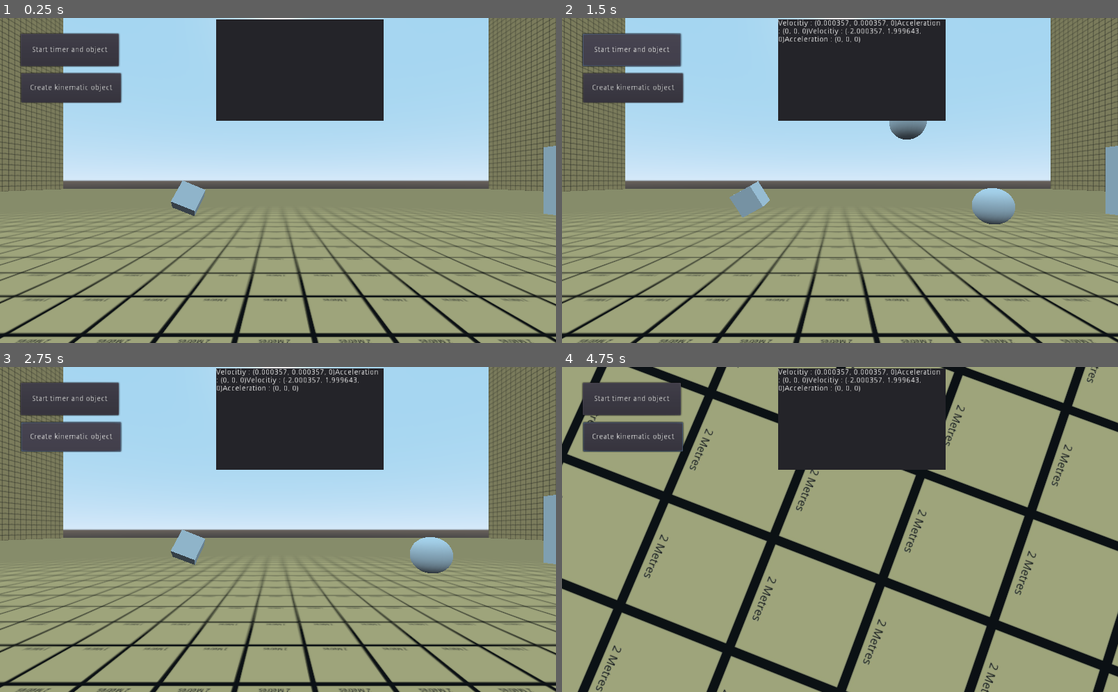
Above: before the commit, frames 1-4 (two rows, left to right).
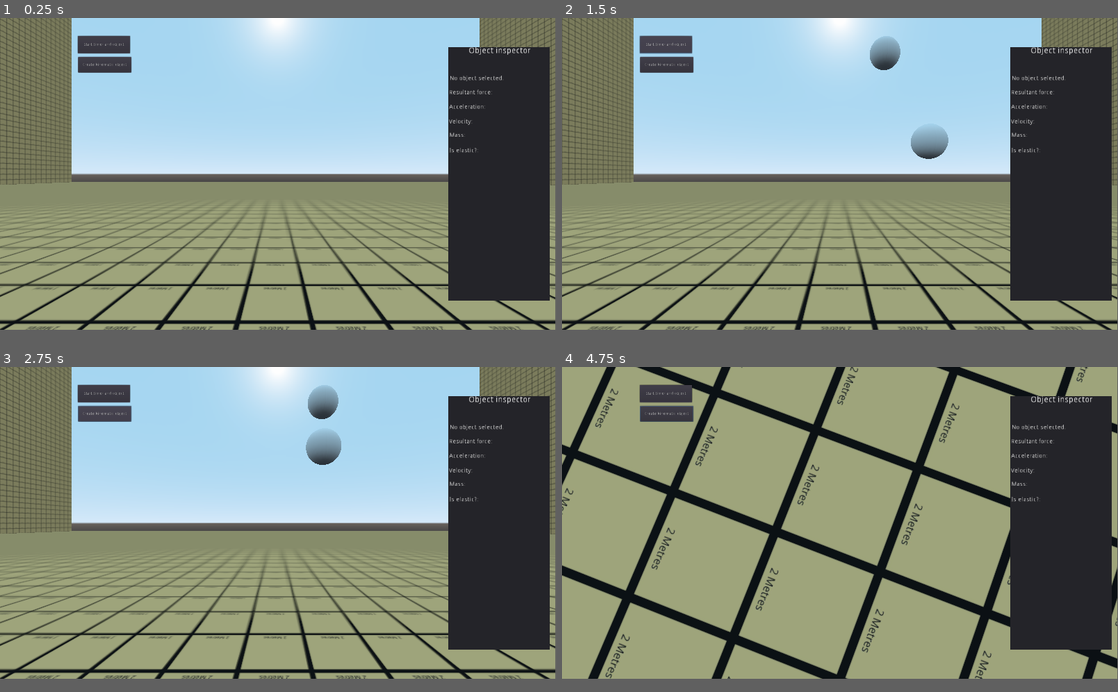
Above: after the commit, the same moments.

Repository: IvoMiricRibeiro/MaturaArbeit
Game: Godot game, scene res://test scene.tscn
Same seed, same stepped clock (60 frames per second), same inputs: the game is played once before the commit and once after it.
Inputs (mouse positions are in pixels of both pictures, inside the frame that each line leads up to):
- Up to frame 1 (0.25 s): no input
- Up to frame 2 (1.5 s): click "Start timer and object" at 0.5 s; click "Start timer and object" at 1.25 s
- Up to frame 3 (2.75 s): click "Create kinematic object" at 2 s
- Up to frame 4 (4.75 s): move the mouse to (862, 419) at 2.77 s; hold D (move_right) 2.78-3.53 s; hold Down (look_down) 2.78-3.53 s; click (862, 419) at 2.92 s; move the mouse to (728, 545) at 3.52 s; hold S (move_backward) 3.53-4.28 s; tap Left (look_left) at 3.6 s; click (728, 545) at 3.67 s; move the mouse to (895, 458) at 4.27 s; hold D (move_right) from 4.28 s (still down); hold Right (look_right) from 4.28 s (still down); click (895, 458) at 4.42 s
In our replay, the window is 800x468 before the commit and 799x449 after it. These sizes can differ from the game's own. Grey fills any space a smaller window leaves; there, only what the larger window draws over its background counts as a difference.

The runs differ from the first frame. In frame 1, 45% of the frame differs, in the area x 0-100%, y 0-100%; in frame 2, 47%; in frame 3, 46%; in frame 4, 43%.

Commit message:
3D Elastic Collision
It looks like it works. Code for the collision function is still rather messy (too many variables).

Diff:
--- a/Projects/BAVCS.gd
+++ b/Projects/BAVCS.gd
@@ -7,7 +7,9 @@
 var cubeinstance3 = cube.instance()
 
 var BodiesDictionary = {}
+var SelectedBody
 
+onready var camera = get_node("/root/Spatial/CameraBody")
 
 # Called when the node enters the scene tree for the first time.
 func _ready():
@@ -15,10 +17,14 @@
 
 
 # Called every frame. 'delta' is the elapsed time since the previous frame.
-func _process(delta):
-	#print(BodiesDictionary)
-	pass
+func _physics_process(delta):
+	if (Input.is_action_just_pressed("move_up")):
+		create()
 
+func create():
+	var sphereinstance = cube.instance()
+	sphereinstance.translation = Vector3(camera.translation)
+	add_child(sphereinstance)
 
 func TrueElasticCollisionXY(Body1, Body2):
 	var M1 = BodiesDictionary[Body1][0]
@@ -29,53 +35,32 @@
 	var U1 = Vector2(V1.x, V1.y)
 	var U2 = Vector2(V2.x, V2.y)
 
-	#THIS MIGHT MAKE A DIFFERENCE
-	var Distance1 = Body2.get_translation()-Body1.get_translation()
-	var Distance2 = Body1.get_translation()-Body2.get_translation()
-	Distance2 = Vector2(Distance2.x, Distance2.y)
+	var P1 = Vector2(Body1.get_translation().x, Body1.get_translation().y)
+	var P2 = Vector2(Body2.get_translation().x, Body2.get_translation().y)
+	var PD1 = Body1.get_translation()-Body2.get_translation()
+	var PD2 = Body2.get_translation()-Body1.get_translation()
 
-	var Distance2D1 = Vector2(Distance1.x, Distance1.y)
-	var Distance2D2 = Vector2(Distance2.x, Distance2.y)
+	var Up1 = Vector3(V1-V2).dot(PD1)
+	var Up11 = PD1.length()*PD1.length()
+	var Up2 = (Up1/Up11)*PD1
+	var Up3 = (2*M2)/(M1+M2)
+	var Up4 = V1-(Up3*Up2)
 
-	#Things I won't need (hopefully)
-	#var ContactAngle = Distance2D1.angle_to(U1)
-	#var ContactAngle = U1.angle_to(Distance2D1)
-	#var ContactAngle2 = Distance2D2.angle_to(U2)
-	#var ContactAngle2 = U2.angle_to(Distance2D2)
-	#var MovementAngle1 = 0
-	#var MovementAngle2 = 0
-	#if U1.length() != 0:
-	#	MovementAngle1 = acos(U1.x/U1.length())
-	#if U2.length() != 0:
-	#	MovementAngle2 = acos(U2.x/U2.length())
-	#First variant, requires angles, and the game engine doesn't like it much
-	#var U1x = (((U1.length()*cos(MovementAngle1-ContactAngle)*(M1-M2))+2*M2*U2.length()*cos(MovementAngle2-ContactAngle))/(M1+M2)*cos(ContactAngle)+U1.length()*sin(MovementAngle1-ContactAngle)*cos(ContactAngle+PI/2))
-	#var U2x = (((U2.length()*cos(MovementAngle2-ContactAngle)*(M2-M1))+2*M1*U1.length()*cos(MovementAngle1-ContactAngle))/(M1+M2)*cos(ContactAngle)+U2.length()*sin(MovementAngle2-ContactAngle)*cos(ContactAngle+PI/2))
-	#var U1y = (((U1.length()*cos(MovementAngle1-ContactAngle)*(M1-M2))+2*M2*U2.length()*cos(MovementAngle2-ContactAngle))/(M1+M2)*sin(ContactAngle)+U1.length()*sin(MovementAngle1-ContactAngle)*sin(ContactAngle+PI/2))
-	#var U2y = (((U2.length()*cos(MovementAngle2-ContactAngle)*(M2-M1))+2*M1*U1.length()*cos(MovementAngle1-ContactAngle))/(M1+M2)*sin(ContactAngle)+U2.length()*sin(MovementAngle2-ContactAngle)*sin(ContactAngle+PI/2))
-	#BodiesDictionary[Body1][1] = Vector3(U1x, U1y, V1.z)
-	#BodiesDictionary[Body2][1] = Vector3(U2x, U2y, V2.z)
+	var U2p1 = Vector3(V2-V1).dot(PD2)
+	var U2p11 = PD2.length()*PD2.length()
+	var U2p2 = (U2p1/U2p11)*PD2
+	var U2p3 = (2*M1)/(M1+M2)
+	var U2p4 = V2-(U2p3*U2p2)
 
-	#Better variant with angle-free representation. I don't know how it works, though.
-	var U1n = ((2*M2)/(M1+M2))*((U1-U2).dot(Distance2D2))/(Distance2D2.length()*Distance2D2.length())
-	var U2n = ((2*M1)/(M1+M2))*((U2-U1).dot(Distance2D1))/(Distance2D1.length()*Distance2D1.length())
-	var U1nn = U1 - U1n*(Distance2D2)
-	var U2nn = U2 - U2n*(Distance2D1)
+	print("V'1: ",Up4)
+	print("V'2: ",U2p4)
 
-	BodiesDictionary[Body1][1] = Vector3(U1nn.x, U1nn.y, V1.z)
-	BodiesDictionary[Body2][1] = Vector3(U2nn.x, U2nn.y, V2.z)
+	BodiesDictionary[Body1][1] = Up4
+	BodiesDictionary[Body2][1] = U2p4
 
-func ElasticCollision(Body1, Body2):
-	var M1 = BodiesDictionary[Body1][0]
-	var M2 = BodiesDictionary[Body2][0]
-	var V1 = BodiesDictionary[Body1][1]
-	var V2 = BodiesDictionary[Body2][1]
-
-	var V1n = ((M1-M2)*V1+2*M2*V2)/(M1+M2)
-	var V2n = ((M2-M1)*V2+2*M1*V1)/(M1+M2)
-
-	BodiesDictionary[Body1][1] = V1n
-	BodiesDictionary[Body2][1] = V2n
+func CollideOnce(Body1, Body2):
+	BodiesDictionary[Body1][7] = true
+	BodiesDictionary[Body2][7] = true
 
 func NonElasticCollision(Body1, Body2):
 	var M1 = BodiesDictionary[Body1][0]
@@ -89,16 +74,19 @@
 
 func Accelarate(Body1):
 	BodiesDictionary[Body1][1] += BodiesDictionary[Body1][2]
-	#print(BodiesDictionary[Body1][1])
+	BodiesDictionary[Body1][1] += BodiesDictionary[Body1][6]
+	#print("Hey: ", BodiesDictionary[Body1][6])
+	if get_node("../../Gravity"):
+		BodiesDictionary[Body1][1]
 
 func _on_Button_pressed():
-	cubeinstance.translate(Vector3(5,1,1))
-	cubeinstance.IsElastic = true
+	cubeinstance.translate(Vector3(4,2,1))
+	cubeinstance.IsElastic = false
 	cubeinstance.Velocity = Vector3(-2,2,0)
 	add_child(cubeinstance)
 
-	cubeinstance2.translate(Vector3(3,3,1))
-	cubeinstance2.IsElastic = true
+	cubeinstance2.translate(Vector3(2,6,0))
+	cubeinstance2.IsElastic = false
 	#cubeinstance2.Velocity = Vector3(-50,0,0)
 	cubeinstance2.Velocity = Vector3(0,0,0)
 	add_child(cubeinstance2)
--- a/Projects/Body.gd
+++ b/Projects/Body.gd
@@ -16,25 +16,34 @@
 
 var IsElastic = true
 var HasElasCollided = false
+var CollidingWith = []
 var AgainstX = false
 var AgainstY = false
 var AgainstZ = false
 
+var highlighted = false
 
 onready var BAVC = get_parent()
 onready var BAVCSDictionary = get_parent().BodiesDictionary
 
-
 func _ready():
-	#if get_node("../Gravity"):
-	#	print("Snap back to reality")
-	#OuterForces.append(Mass*Vector3(0,-9.81,0))
-
 	#"Registers" itself in the BAVCS
-	BAVCSDictionary[self] = [Mass, Velocity, Acceleration, ResForce, OuterForces]
+	BAVCSDictionary[self] = [Mass, Velocity, Acceleration, ResForce, OuterForces, IsElastic, InnerForce, HasElasCollided]
 	StartPosition = self.get_translation()
 
+	#if get_node("../../Gravity"):
+	#	print("Snap back to reality")
+	#	#OuterForces.append(Mass*Vector3(0,-9.81,0))
+	#	#Acceleration += (Vector3(0,-9.81,0)/60)
+	#	InnerForce += (Vector3(0,-9.81,0)/60)
+	#	print(BAVCSDictionary[self][2])
+
 func _physics_process(delta):
+	if get_node("../../Gravity"):
+		BAVCSDictionary[self][6] = (Vector3(0,-9.81,0)/60)
+	else:
+		BAVCSDictionary[self][6]
+
 	for index in get_slide_count():
 		var collision = get_slide_collision(index)
 		#Collision against another Kinematic Body
@@ -42,8 +51,10 @@
 			var ColIsElastic = collision.collider.IsElastic
 			#Code for full elastic collisions
 			if IsElastic == true and ColIsElastic == true:
-				#BAVC.ElasticCollision(self,collision.collider)
-				BAVC.TrueElasticCollisionXY(self, collision.collider)
+				if HasElasCollided == false:
+					BAVC.TrueElasticCollisionXY(self, collision.collider)
+					print("Collided once, Body: " + str(self))
+					BAVC.CollideOnce(self, collision.collider)
 			#Code for full inelastic collisions
 			if IsElastic == false and ColIsElastic == false:
 				BAVC.NonElasticCollision(self, collision.collider)
@@ -60,23 +71,34 @@
 			if IsElastic == true:
 				if collision.collider.collision_layer == 1:
 					BAVCSDictionary[self][1].x = -BAVCSDictionary[self][1].x
+					BAVCSDictionary[self][2].x = -BAVCSDictionary[self][2].x
 				if collision.collider.collision_layer == 2:
 					BAVCSDictionary[self][1].y = -BAVCSDictionary[self][1].y
+					BAVCSDictionary[self][2].y = -BAVCSDictionary[self][2].y
+					Velocity.y = -Velocity.y
 				if collision.collider.collision_layer == 3:
 					BAVCSDictionary[self][1].z = -BAVCSDictionary[self][1].z
+					BAVCSDictionary[self][2].z = -BAVCSDictionary[self][2].z
+					Velocity.z = -Velocity.z
 			#Inelastic collisions
 			if IsElastic == false:
+				#NOTE: These check for collision layer VALUES, not numbers (in the properties).
+				#Also, maybe acceleration shouldn't be 0. This is just a temporary fix for a problem.
 				if collision.collider.collision_layer == 1:
-					Velocity.x = 0
+					BAVCSDictionary[self][1].x = 0
+					BAVCSDictionary[self][2].x = 0
 					AgainstX = true
 				if collision.collider.collision_layer == 2:
-					Velocity.y = 0
+					BAVCSDictionary[self][1].y = 0
+					BAVCSDictionary[self][2].y = 0
+					print("Floor")
 					AgainstY = true
-				if collision.collider.collision_layer == 3:
-					Velocity.z = 0
+				if collision.collider.collision_layer == 4:
+					BAVCSDictionary[self][1].z = 0
+					BAVCSDictionary[self][2].z = 0
 					AgainstZ = true
 
-	BAVC.Accelarate(self)
+	BAVC.Accelarate(self) #Maybe this should be inserted before the collision statements.
 	Velocity = BAVCSDictionary[self][1]
 	Acceleration = BAVCSDictionary[self][2]
 	#Forces
@@ -88,13 +110,14 @@
 	ResForce += InnerForce
 	BAVCSDictionary[self][3] = ResForce
 
+	HasElasCollided = BAVCSDictionary[self][7]
 	KineticEnergy = 0.5*Mass*Velocity*Velocity
 	#print("Kin: ", KineticEnergy, " J")
 
 	move_and_slide(Velocity)
 	InnerForce = Vector3()
 	ResForce = Vector3()
-	OuterForces = []
+	#OuterForces = []
 
 func _on_Timer_timeout():
 	print("It just works")
@@ -106,3 +129,9 @@
 #func _on_Cube_KeepVelocity(KeptVelocity):
 #	print("Signal sent")
 #	Velocity = KeptVelocity
+
+#From https://www.youtube.com/watch?v=U5qGj8qt7VU
+func _on_Sphere_input_event(camera, event, position, normal, shape_idx):
+	if event is InputEventMouseButton:
+		if event.button_index == BUTTON_LEFT and event.pressed == true:
+			get_parent().SelectedBody = self
--- a/Projects/CameraBody.gd
+++ b/Projects/CameraBody.gd
@@ -8,8 +8,13 @@
 
 var mouse_sensitivity = 0.1
 
+func _ready():
+	#raycast.add_exception(self.get_parent())
+	pass
 # Called every frame. 'delta' is the elapsed time since the previous frame.
 func _process(delta):
+	#raycast.translation = Vector3(newtransformx-((get_viewport().size.x)/2), -newtransformy, raycast.get_translation().z)
+	#print(raycast.get_collider())
 	direction = Vector3()
 	if Input.is_action_pressed("move_forward"):
 		direction -= transform.basis.z
--- a/Projects/Debug.gd
+++ b/Projects/Debug.gd
@@ -1,7 +1,7 @@
 extends RichTextLabel
 
 onready var BAVC = get_parent()
-onready var BAVCSDictionary = get_parent().BodiesDictionary
+onready var BAVCSDictionary = get_parent().get_parent().BodiesDictionary
 
 
 # Called when the node enters the scene tree for the first time.
--- a/Projects/Sphere.tscn
+++ b/Projects/Sphere.tscn
@@ -23,4 +23,5 @@
 [node name="Timer" type="Timer" parent="."]
 script = ExtResource( 1 )
 
+[connection signal="input_event" from="." to="." method="_on_Sphere_input_event"]
 [connection signal="timeout" from="Timer" to="." method="_on_Timer_timeout"]
--- /dev/null
+++ b/Projects/UI.gd
@@ -0,0 +1,30 @@
+extends Control
+
+onready var BAVC = get_parent()
+onready var BAVCD = BAVC.BodiesDictionary
+onready var Selected = BAVC.SelectedBody
+
+onready var object = $Object
+onready var resforce = $ResForce
+onready var acc = $Acceleration
+onready var vel = $Velocity
+onready var mass = $Mass
+onready var elastic = $Elastic
+
+# Called when the node enters the scene tree for the first time.
+func _ready():
+	pass # Replace with function body.
+
+
+# Called every frame. 'delta' is the elapsed time since the previous frame.
+func _process(delta):
+	Selected = BAVC.SelectedBody
+	if Selected == null:
+		object.text = "No object selected."
+	else:
+		object.text = "Object name: "+str(Selected)
+		mass.text = "Mass: "+str(BAVCD[Selected][0])
+		vel.text = "Velocity: "+str(BAVCD[Selected][1])
+		acc.text = "Acceleration: "+str(BAVCD[Selected][2])
+		resforce.text = "Resultant Force: "+str(BAVCD[Selected][3])
+		elastic.text = "Is it elastic?: "+str(BAVCD[Selected][5])
--- a/Projects/project.godot
+++ b/Projects/project.godot
@@ -13,6 +13,12 @@
 config/name="Projects"
 run/main_scene="res://test scene.tscn"
 config/icon="res://icon.png"
+
+[display]
+
+window/size/width=1920
+window/size/height=1080
+window/size/resizable=false
 
 [gui]
 
--- a/Projects/test scene.tscn
+++ b/Projects/test scene.tscn
@@ -1,18 +1,10 @@
-[gd_scene load_steps=14 format=2]
+[gd_scene load_steps=9 format=2]
 
 [ext_resource path="res://CameraBody.gd" type="Script" id=1]
 [ext_resource path="res://BAVCS.gd" type="Script" id=2]
-[ext_resource path="res://Suff.gd" type="Script" id=3]
 [ext_resource path="res://Timer.gd" type="Script" id=4]
-[ext_resource path="res://TestSpinScript.gd" type="Script" id=5]
 [ext_resource path="res://sprite.jpg" type="Texture" id=6]
-[ext_resource path="res://Debug.gd" type="Script" id=7]
-
-[sub_resource type="CubeMesh" id=1]
-
-[sub_resource type="SpatialMaterial" id=2]
-
-[sub_resource type="BoxShape" id=3]
+[ext_resource path="res://UI.gd" type="Script" id=7]
 
 [sub_resource type="CubeMesh" id=4]
 
@@ -30,28 +22,6 @@
 
 [node name="Camera" type="Camera" parent="CameraBody"]
 far = 200.0
-
-[node name="Suff" type="KinematicBody" parent="."]
-transform = Transform( 1, 0, 0, 0, 1, 0, 0, 0, 1, 10, 4, 2 )
-script = ExtResource( 3 )
-
-[node name="CSGMesh" type="CSGMesh" parent="Suff"]
-mesh = SubResource( 1 )
-material = SubResource( 2 )
-
-[node name="CollisionShape" type="CollisionShape" parent="Suff"]
-shape = SubResource( 3 )
-
-[node name="SpinningStuff" type="KinematicBody" parent="."]
-transform = Transform( 1, 0, 0, 0, 1, 0, 0, 0, 1, -2.85928, 3.20677, -2.03894 )
-script = ExtResource( 5 )
-
-[node name="CollisionShape" type="CollisionShape" parent="SpinningStuff"]
-
-[node name="CSGBox" type="CSGBox" parent="SpinningStuff"]
-width = 1.0
-height = 1.0
-depth = 1.0
 
 [node name="Floor" type="StaticBody" parent="."]
 transform = Transform( 100, 0, 0, 0, 1, 0, 0, 0, 100, 0, -1, 0 )
@@ -101,25 +71,82 @@
 "_editor_description_": "Body And Variable Control: Stores every Kinematic Body (children), including its variables in a parent script."
 }
 
-[node name="Panel" type="Panel" parent="BAVC"]
-margin_left = 398.0
-margin_top = 3.0
-margin_right = 706.0
-margin_bottom = 190.0
-
-[node name="RichTextLabel" type="RichTextLabel" parent="BAVC"]
-margin_left = 398.0
-margin_top = 3.0
-margin_right = 701.0
-margin_bottom = 191.0
+[node name="UI" type="Control" parent="BAVC"]
+margin_right = 40.0
+margin_bottom = 40.0
 script = ExtResource( 7 )
 
+[node name="Panel" type="Panel" parent="BAVC/UI"]
+margin_left = 1550.0
+margin_top = 100.0
+margin_right = 1900.0
+margin_bottom = 980.0
+
+[node name="Object" type="RichTextLabel" parent="BAVC/UI"]
+margin_left = 1555.0
+margin_top = 199.0
+margin_right = 1784.0
+margin_bottom = 229.0
+rect_scale = Vector2( 1.5, 1.5 )
+text = "Object name:"
+
+[node name="ResForce" type="RichTextLabel" parent="BAVC/UI"]
+margin_left = 1553.0
+margin_top = 248.0
+margin_right = 1782.0
+margin_bottom = 278.0
+rect_scale = Vector2( 1.5, 1.5 )
+text = "Resultant force:"
+
+[node name="Acceleration" type="RichTextLabel" parent="BAVC/UI"]
+margin_left = 1553.0
+margin_top = 298.0
+margin_right = 1782.0
+margin_bottom = 328.0
+rect_scale = Vector2( 1.5, 1.5 )
+text = "Acceleration:"
+
+[node name="Velocity" type="RichTextLabel" parent="BAVC/UI"]
+margin_left = 1552.0
+margin_top = 349.0
+margin_right = 1781.0
+margin_bottom = 379.0
+rect_scale = Vector2( 1.5, 1.5 )
+text = "Velocity:"
+
+[node name="Mass" type="RichTextLabel" parent="BAVC/UI"]
+margin_left = 1554.0
+margin_top = 396.0
+margin_right = 1783.0
+margin_bottom = 426.0
+rect_scale = Vector2( 1.5, 1.5 )
+text = "Mass:"
+
+[node name="Elastic" type="RichTextLabel" parent="BAVC/UI"]
+margin_left = 1553.0
+margin_top = 449.0
+margin_right = 1782.0
+margin_bottom = 479.0
+rect_scale = Vector2( 1.5, 1.5 )
+text = "Is elastic?:"
+
+[node name="Title" type="RichTextLabel" parent="BAVC/UI"]
+margin_left = 1620.0
+margin_top = 100.0
+margin_right = 1745.0
+margin_bottom = 120.0
+rect_scale = Vector2( 2, 2 )
+text = "Object inspector"
+
 [node name="Control" type="Control" parent="BAVC"]
-margin_right = 40.0
-margin_bottom = 40.0
+margin_left = 231.0
+margin_top = 33.0
+margin_right = 271.0
+margin_bottom = 73.0
 
 [node name="RichTextLabel" type="RichTextLabel" parent="BAVC/Control"]
-margin_right = 40.0
+margin_left = 155.0
+margin_right = 195.0
 margin_bottom = 40.0
 
 [node name="Timer" type="Timer" parent="BAVC/Control"]
@@ -141,7 +168,6 @@
 text = "Create kinematic object"
 
 [connection signal="timeout" from="BAVC/Control/Timer" to="." method="_on_Timer_timeout"]
-[connection signal="timeout" from="BAVC/Control/Timer" to="Suff" method="_on_Timer_timeout"]
 [connection signal="pressed" from="BAVC/Control/Button" to="." method="_on_Button_pressed"]
 [connection signal="pressed" from="BAVC/Control/Button" to="BAVC" method="_on_Button_pressed"]
 [connection signal="pressed" from="BAVC/Control/Button" to="BAVC/Control/Timer" method="_on_Button_pressed"]
